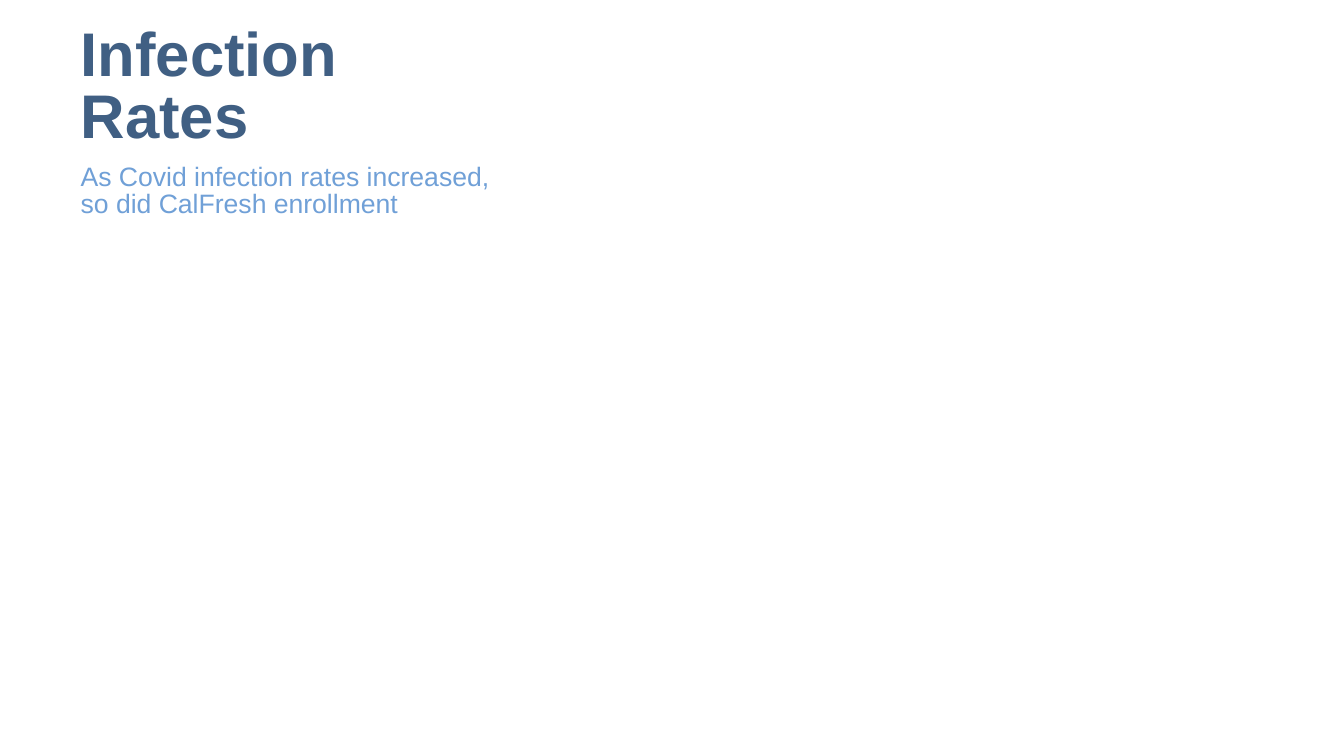
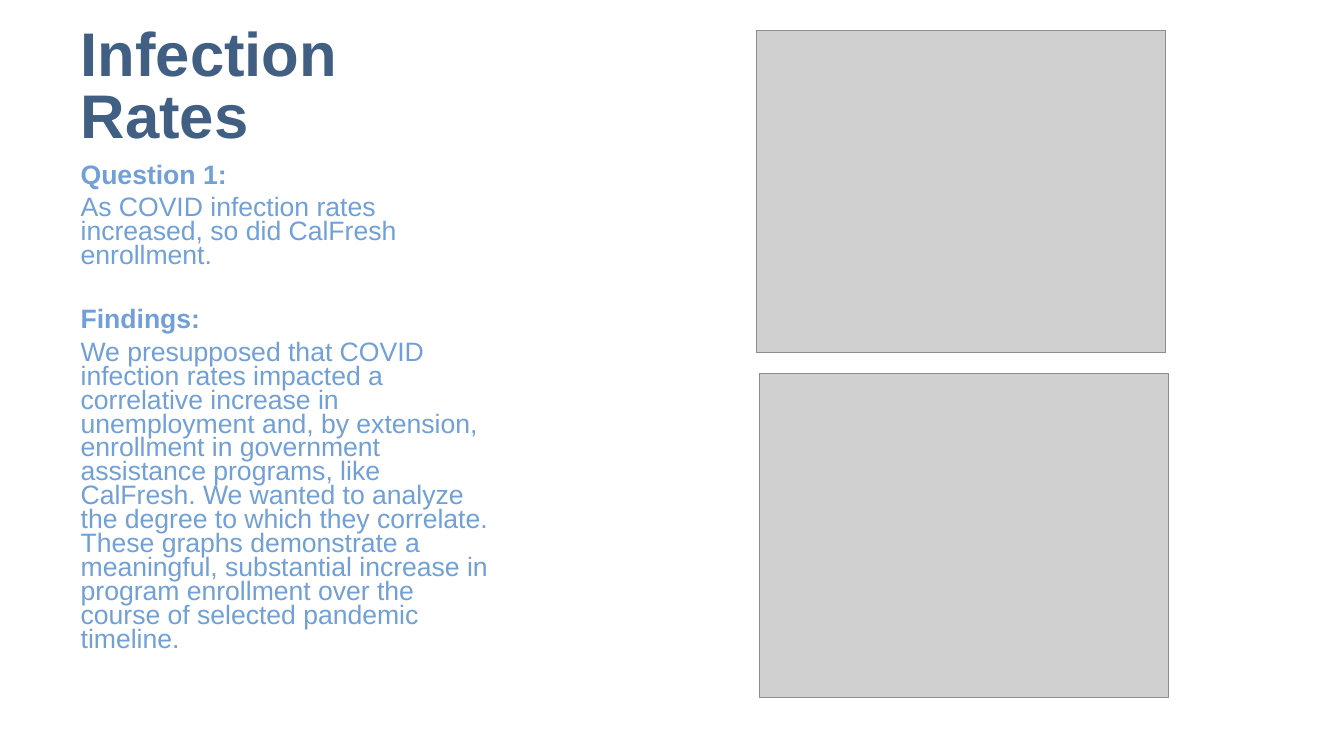
Before and after one commit to speedracer05/Covid_CalFresh, a slide deck: slide 3 of Presentation/Covid_CalFresh_v.01.pptx. Drawn at 1344x756 pixels with LibreOffice and Linux fonts; fonts in the diff are those of the drawing; grey boxes stand for pictures. Boxes give left, top, right and bottom in pixels: in the first picture for what was removed or moved away, otherwise in the second. Text is boxed around its words. In the diff, an @@ line names an element or a change of style, - is before the commit and + after.

```diff
--- a/Presentation/Covid_CalFresh_v.01.pptx
+++ b/Presentation/Covid_CalFresh_v.01.pptx
@@ picture added at [756, 30, 1166, 353] @@
@@ text at [81, 165, 488, 648]: text changed @@
-As Covid infection rates increased, so did CalFresh enrollment
+Question 1:
+As COVID infection rates increased, so did CalFresh enrollment.
+Findings:
+We presupposed that COVID infection rates impacted a correlative increase in unemployment and, by extension, enrollment in government assistance programs, like CalFresh. We wanted to analyze the degree to which they correlate. These graphs demonstrate a meaningful, substantial increase in program enrollment over the course of selected pandemic timeline.
@@ picture added at [759, 374, 1168, 698] @@
```
Also in this commit, not shown: 5 other slides changed, 3 slides added, 7 slides removed, 1 other file.
